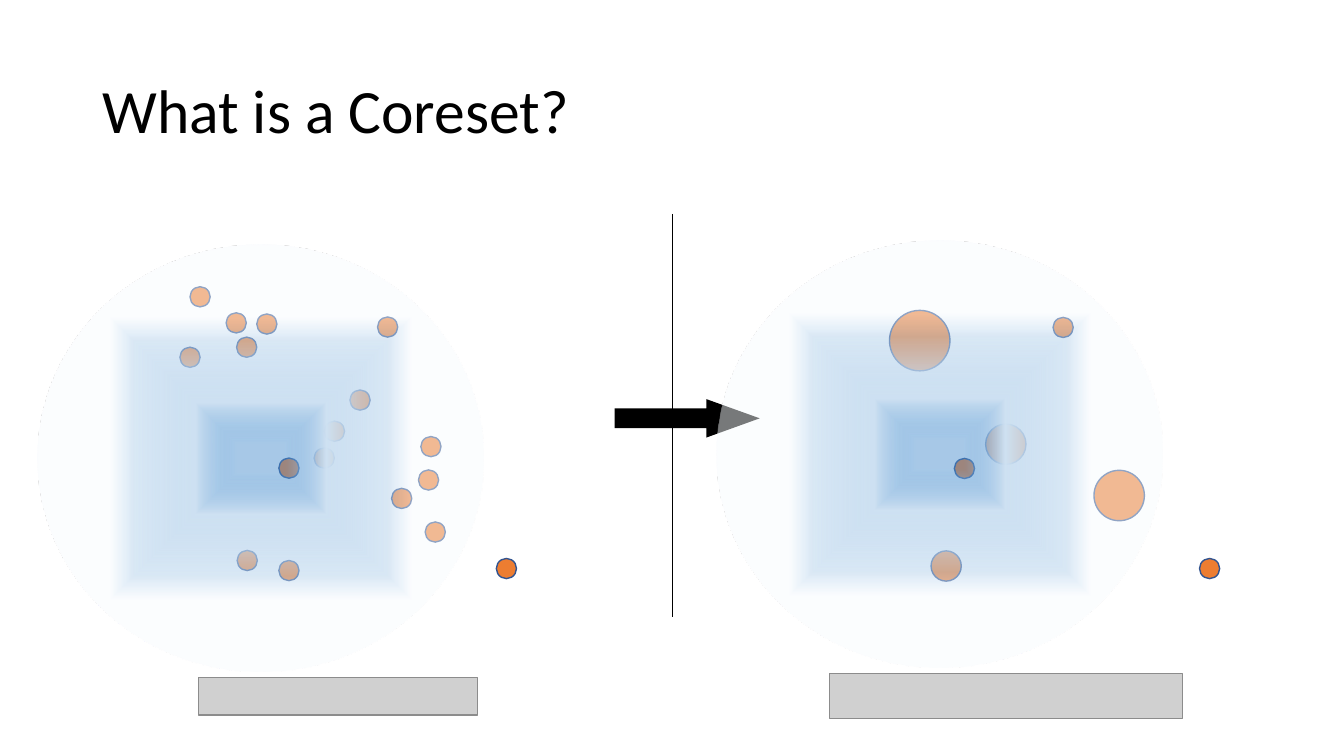
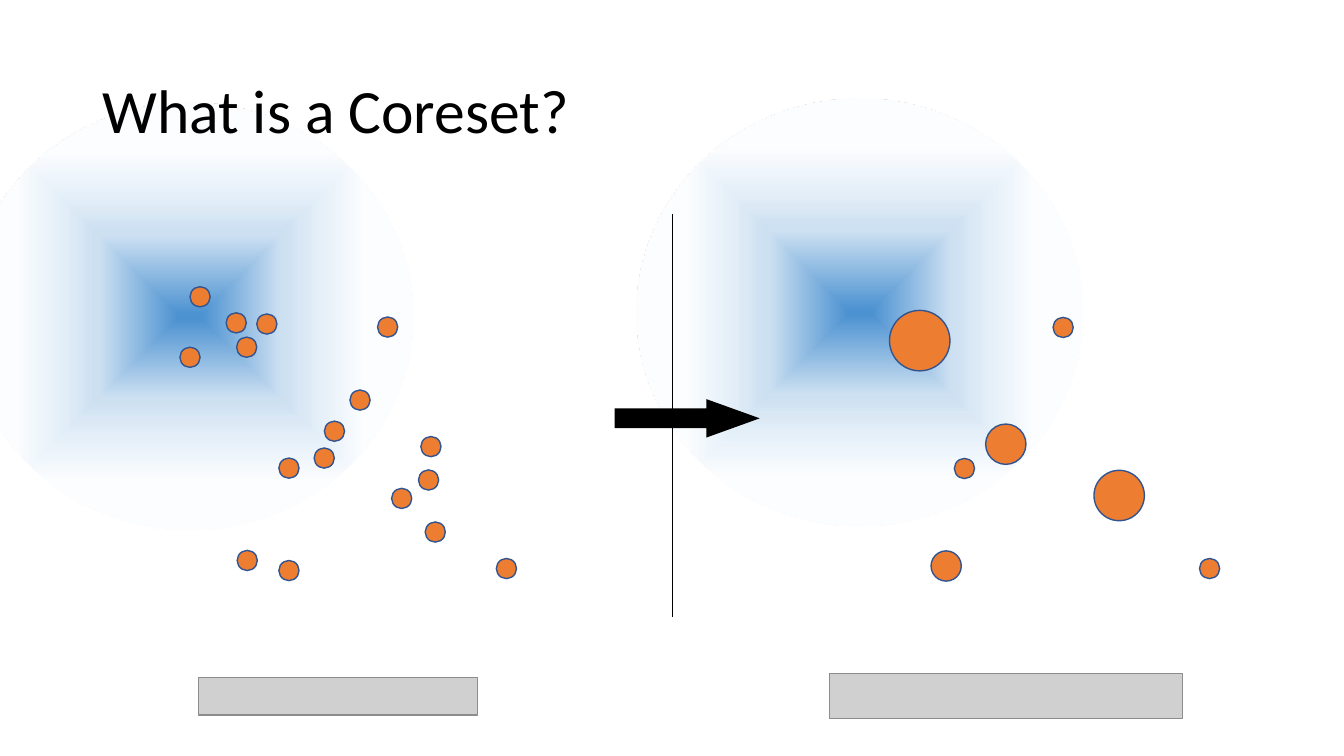
Before and after one commit to zkarnin/density_sketch, a slide deck: slide 4 of presentation.pptx. Drawn at 1344x756 pixels with LibreOffice and Linux fonts; fonts in the diff are those of the drawing; grey boxes stand for pictures. Boxes give left, top, right and bottom in pixels: in the first picture for what was removed or moved away, otherwise in the second. Text is boxed around its words. In the diff, an @@ line names an element or a change of style, - is before the commit and + after.

```diff
--- a/presentation.pptx
+++ b/presentation.pptx
@@ ellipse: place and size @@
-ellipse at <box>37,245,483,673</box>
+ellipse at <box>0,102,412,529</box>
@@ ellipse at <box>0,102,412,529</box>: fill gradient #488FD0 to #CEE1F2 to #B5D2EC to #F7FAFD to gradient #4C92D1 to #CEE1F2 to #B5D2EC to #F7FAFD @@
@@ ellipse at <box>636,99,1082,526</box>: fill gradient #488FD0 to #CEE1F2 to #B5D2EC to #F7FAFD to gradient #4C92D1 to #CEE1F2 to #B5D2EC to #F7FAFD @@
@@ ellipse: place and size @@
-ellipse at <box>717,241,1163,668</box>
+ellipse at <box>636,99,1082,526</box>
```
Also in this commit, not shown: 11 other slides changed, 7 slides added, 3 slides removed.
